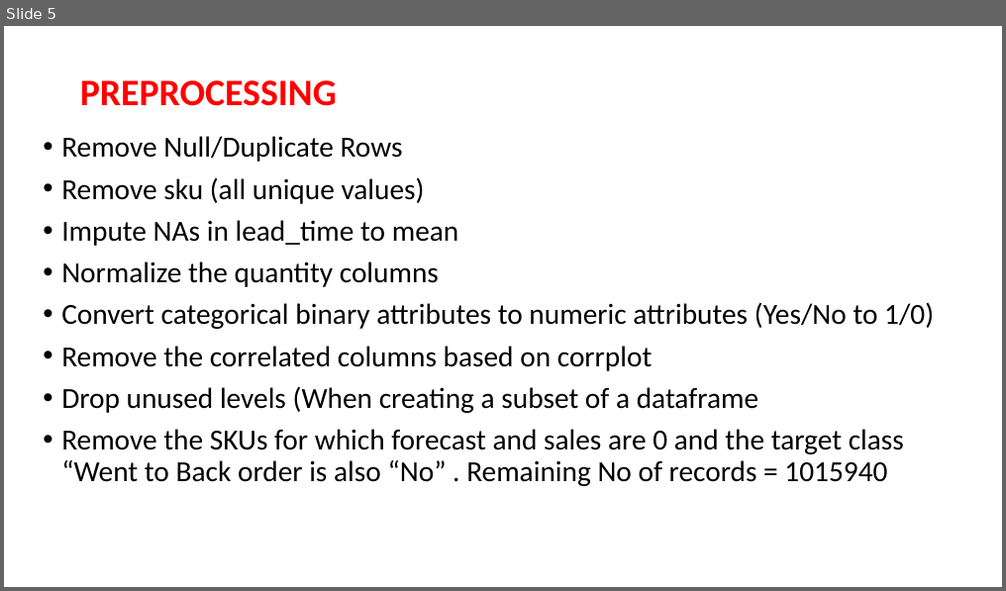
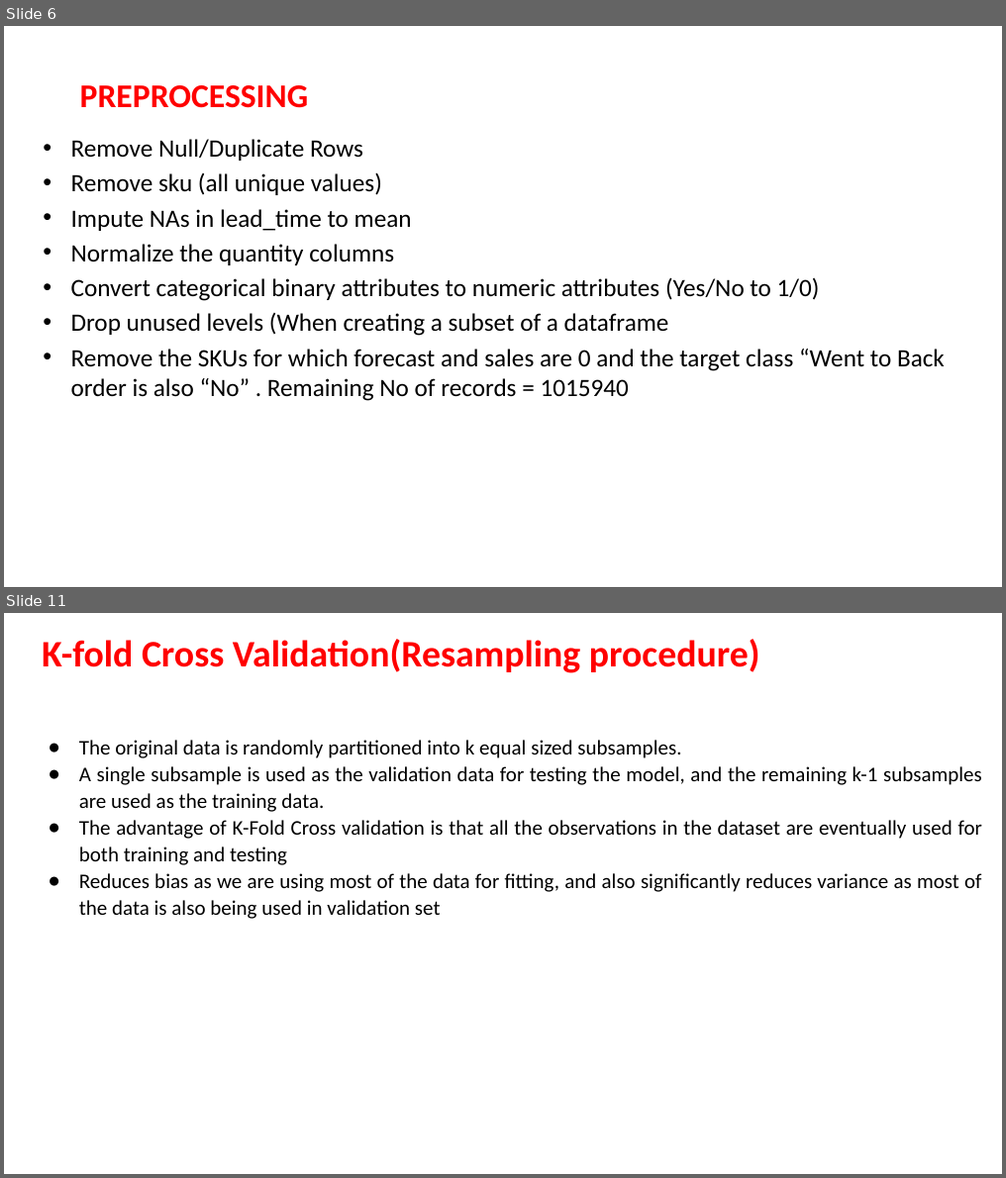
Before and after one commit to Souvik-karmakar/Inventory-Management-Project, a slide deck: INVENTORY MANAGEMENTppt.pptx. Shown one above the other, each under a label of ours: slide 5 before the commit, slides 6 and 11 after it; the slides between them are not shown. The pictures are 1006x591 and 1006x1178 pixels, drawn with LibreOffice and Linux fonts; fonts in the diff are those of the drawing; background and template pictures are left out. Boxes give left, top, right and bottom in pixels: in the first picture for what was removed or moved away, otherwise in the second. Text is boxed around its words. In the diff, an @@ line names an element or a change of style, - is before the commit and + after.

```diff
--- a/INVENTORY MANAGEMENTppt.pptx
+++ b/INVENTORY MANAGEMENTppt.pptx
@@ slide 11 added at (4, 613, 1002, 1174), background picture (left out) @@
@@ title added at (42, 639, 760, 673), 36 pt, text #FF0000, bold @@
+K-fold Cross Validation(Resampling procedure)
@@ text added at (79, 740, 982, 919), 20 pt, text #000000 @@
+● The original data is randomly partitioned into k equal sized subsamples.
+● A single subsample is used as the validation data for testing the model, and the remaining k-1 subsamples are used as the training data.
+● The advantage of K-Fold Cross validation is that all the observations in the dataset are eventually used for both training and testing
+● Reduces bias as we are using most of the data for fitting, and also significantly reduces variance as most of the data is also being used in validation set
@@ what was slide 5 is now slide 6 @@
@@ slide 6 changed as well @@
@@ title "PREPROCESSING" at (80, 85, 308, 108): size 36 to 32 pt; line spacing 0.9 to 1 @@
@@ text "Remove Null/Duplicate Rows" at (71, 139, 944, 401): size 28 to 24 pt; indent changed; line spacing 0.9 to 1; less space between paragraphs @@
@@ text at (61, 346, 652, 372): paragraph removed @@
-• Remove the correlated columns based on corrplot
```
Also in this commit, not shown: 4 other slides changed, 9 other slides added.
